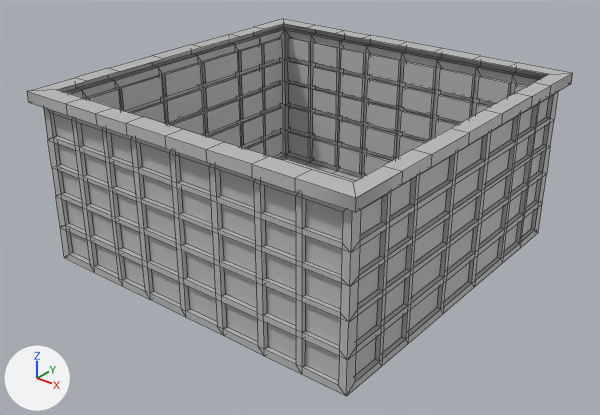
Two versions of the FBX model Assets/Meshes/Building_Large_Peice_002.fbx, one commit apart.
Camera for both pictures: a 50 mm camera at (107.3, -137.2, 24.8) aimed at (1.0, -4.3, -57.6). Lighting does not change. The marker at lower left points along +X, +Y and +Z. Mesh edges are drawn as thin lines. Where no turn or scale is listed for an object, it has been applied to the vertices.

The first picture shows 'Building_Large_Piece_002'.
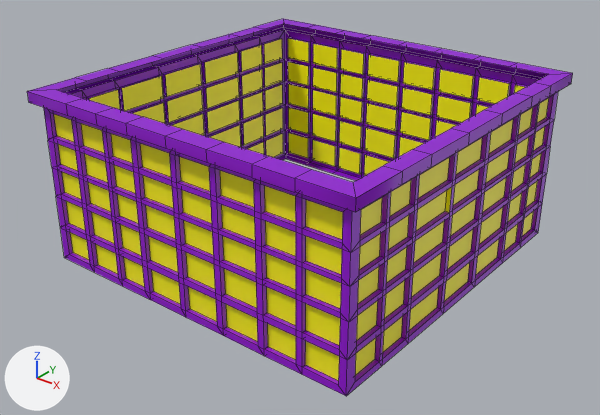
The newer file is also turned or shifted as a whole; pictures and numbers use the older file's frame.

Location of each change, [x1, y1, x2, y2] in pixels of the pictures (600 x 415 px):
part 1 of me_mesh, recoloured (grey to purple)
    both: [27, 19, 573, 396]
part 2 of me_mesh, recoloured (grey to yellow)
    both: [54, 64, 482, 381]
part 3 of me_mesh, recoloured (grey to yellow)
    both: [205, 38, 549, 274]

Edits to the bpy script that builds the scene:
```text
Add mat_windows:
    mat_windows = principled_material('Windows')
    mat_windows.base_color = (1.0, 0.929, 0.0)  # yellow #fff700
Add mat_mainbuilding:
    mat_mainbuilding = principled_material('MainBuilding')
    mat_mainbuilding.base_color = (0.29, 0.0, 0.663)  # purple #9300d5
Change me_mesh:
    where me_mesh.from_pydata(...)  # 1396 vertices, 1408 faces; spans x -42.0..42.0, y -42.0..42.0, z -20.0..20.0
    used by ob_building_large_piece_002; location = (0.0, 0.0, -49.3)
    me_mesh part 1: 1256 of the faces centred in x -42.0..42.0, y -42.0..42.0, z -20.0..20.0 switch from mat_lambert1 (grey #bcbcbc) to mat_mainbuilding (purple #9300d5)
    me_mesh part 2: 82 of the faces centred in x -39.0..39.5, y -39.0..-0.1, z -15.3..12.9 switch from mat_lambert1 (grey #bcbcbc) to mat_windows (yellow #fff700)
    me_mesh part 3: 70 of the faces centred in x -39.0..39.0, y 13.5..39.0, z -15.3..12.9 switch from mat_lambert1 (grey #bcbcbc) to mat_windows (yellow #fff700)
```
